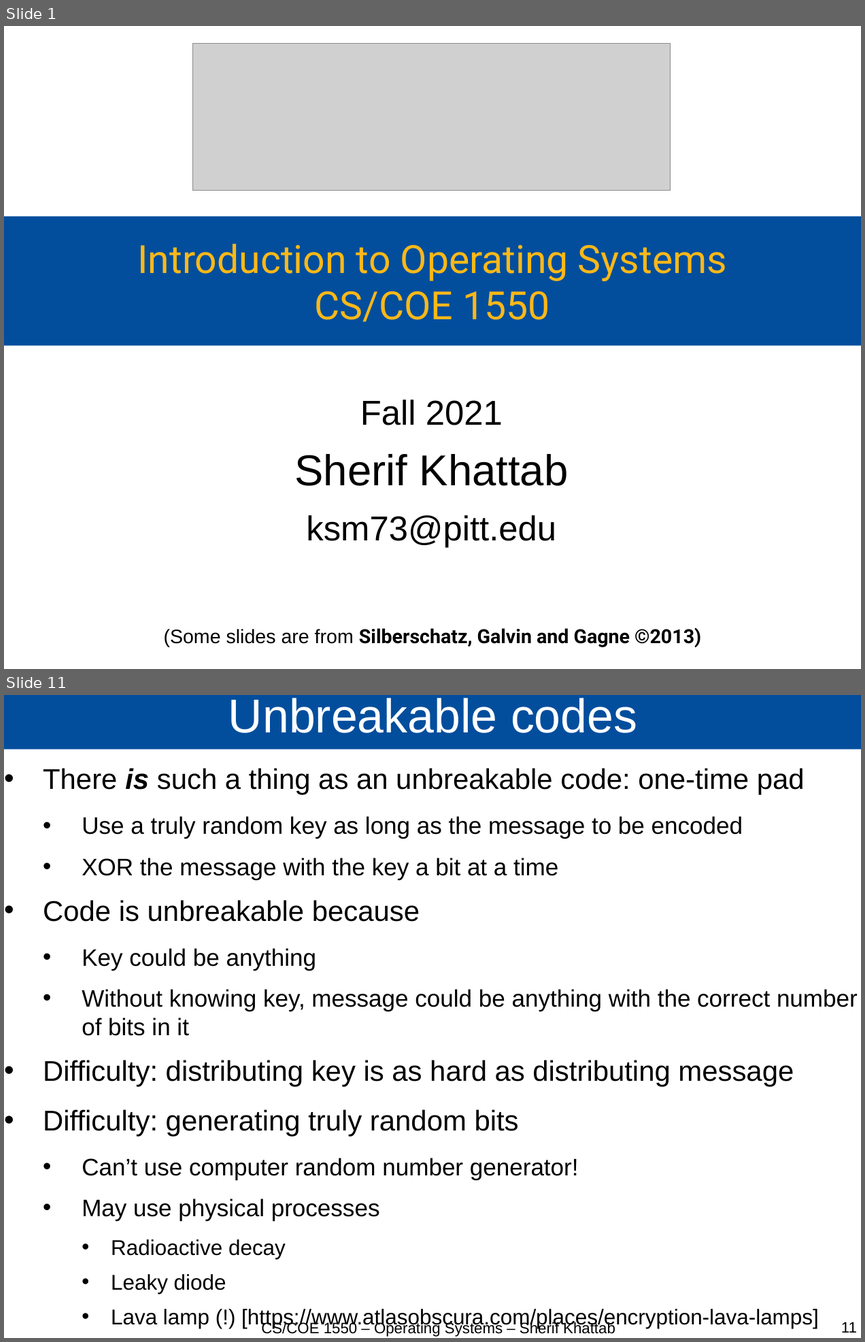
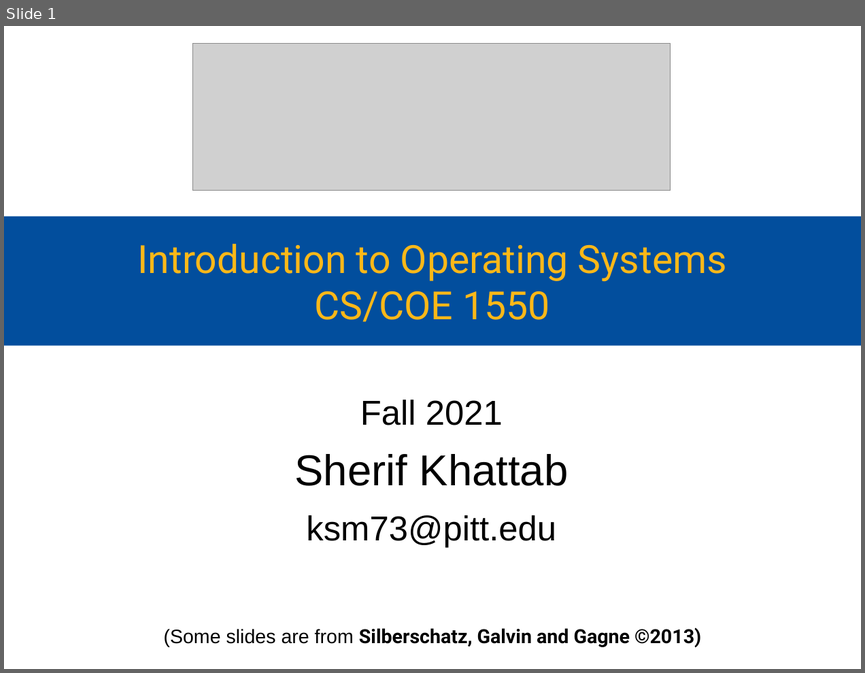
Before and after one commit to cs1550-2224/cs1550-code-handouts, a slide deck: DraftSlides/Lecture27.pptx. Shown one above the other, each under a label of ours: slides 1 and 11 before the commit, slide 1 after it; the slides between them are not shown. The pictures are 865x1342 and 865x673 pixels, drawn with LibreOffice and Linux fonts; fonts in the diff are those of the drawing; grey boxes stand for pictures. Boxes give left, top, right and bottom in pixels: in the first picture for what was removed or moved away, otherwise in the second. Text is boxed around its words. In the diff, an @@ line names an element or a change of style, - is before the commit and + after.

```diff
--- a/DraftSlides/Lecture27.pptx
+++ b/DraftSlides/Lecture27.pptx
@@ slide 11 removed at [4,695,861,1338], background #FFFFFF @@
@@ title removed at [4,695,861,749] @@
-Unbreakable codes
@@ text removed at [43,768,857,1328] @@
-• There is such a thing as an unbreakable code: one-time pad
-  • Use a truly random key as long as the message to be encoded
-  • XOR the message with the key a bit at a time
-• Code is unbreakable because
-  • Key could be anything
-  • Without knowing key, message could be anything with the correct number of bits in it
-• Difficulty: distributing key is as hard as distributing message
-• Difficulty: generating truly random bits
-  • Can’t use computer random number generator!
-  • May use physical processes
-    • Radioactive decay
-    • Leaky diode
-    • Lava lamp (!) [https://www.atlasobscura.com/places/encryption-lava-lamps]
@@ text removed at [261,1321,615,1336] @@
-CS/COE 1550 – Operating Systems – Sherif Khattab
@@ page number removed at [841,1321,857,1332] @@
-11
```
Also in this commit, not shown: 48 other slides removed, 3 other files.
